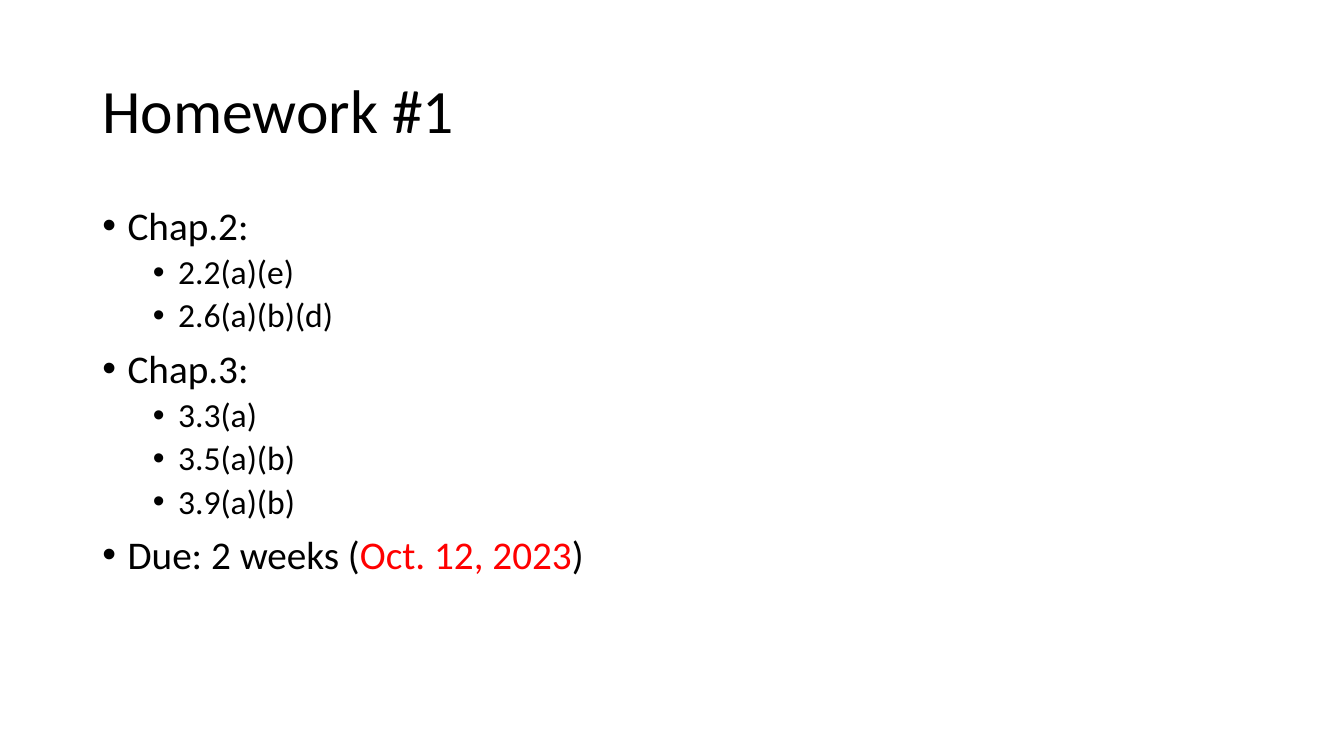
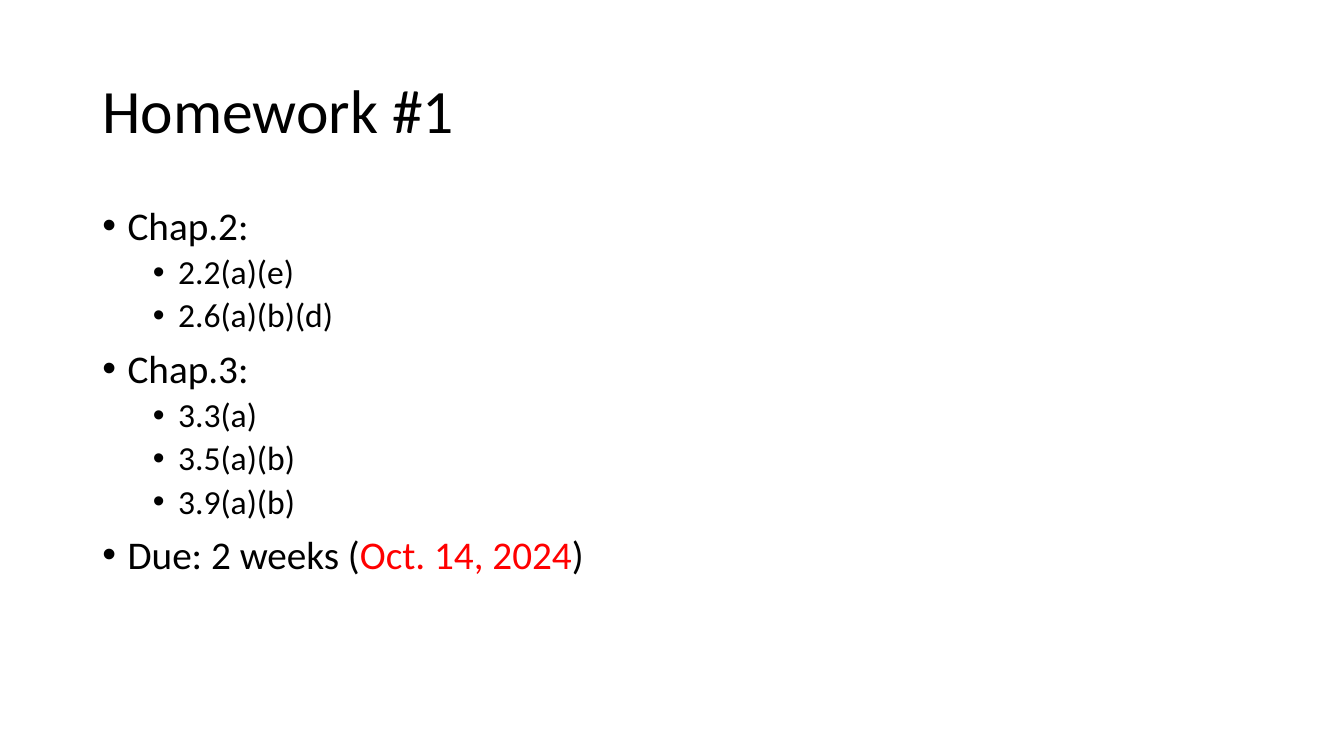
Before and after one commit to chriswjh/chriswjh.github.io, a slide deck: slide 2 of BDA_IFM/HW1.pptx. Drawn at 1344x756 pixels with LibreOffice and Linux fonts; fonts in the diff are those of the drawing. Boxes give left, top, right and bottom in pixels: in the first picture for what was removed or moved away, otherwise in the second. Text is boxed around its words. In the diff, an @@ line names an element or a change of style, - is before the commit and + after.

```diff
--- a/BDA_IFM/HW1.pptx
+++ b/BDA_IFM/HW1.pptx
@@ text at (x1=128, y1=540, x2=583, y2=575): text changed @@
-• Due: 2 weeks (Oct. 12, 2023)
+• Due: 2 weeks (Oct. 14, 2024)
```
Also in this commit, not shown: 4 other slides changed, 4 other files.
